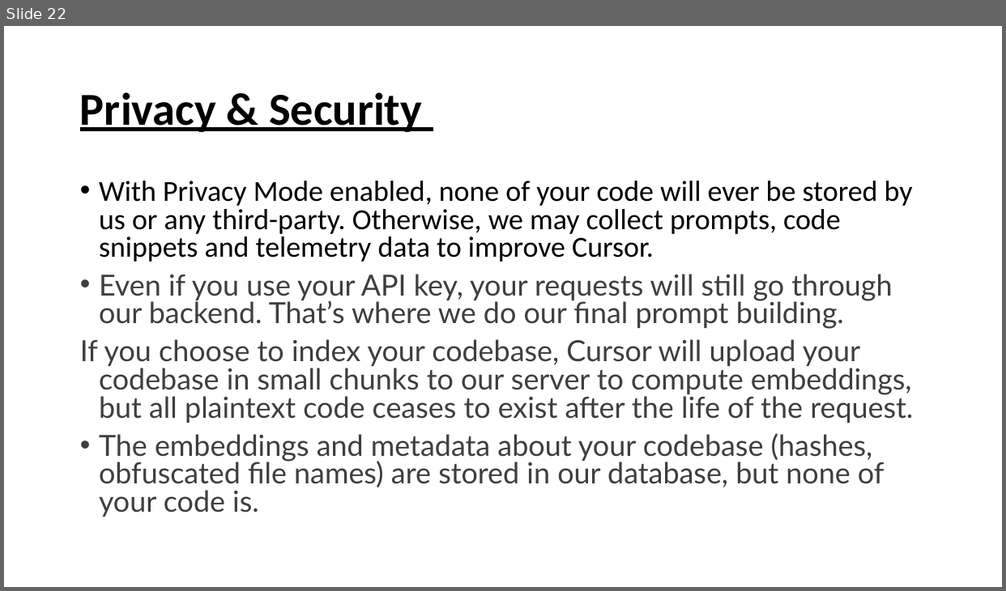
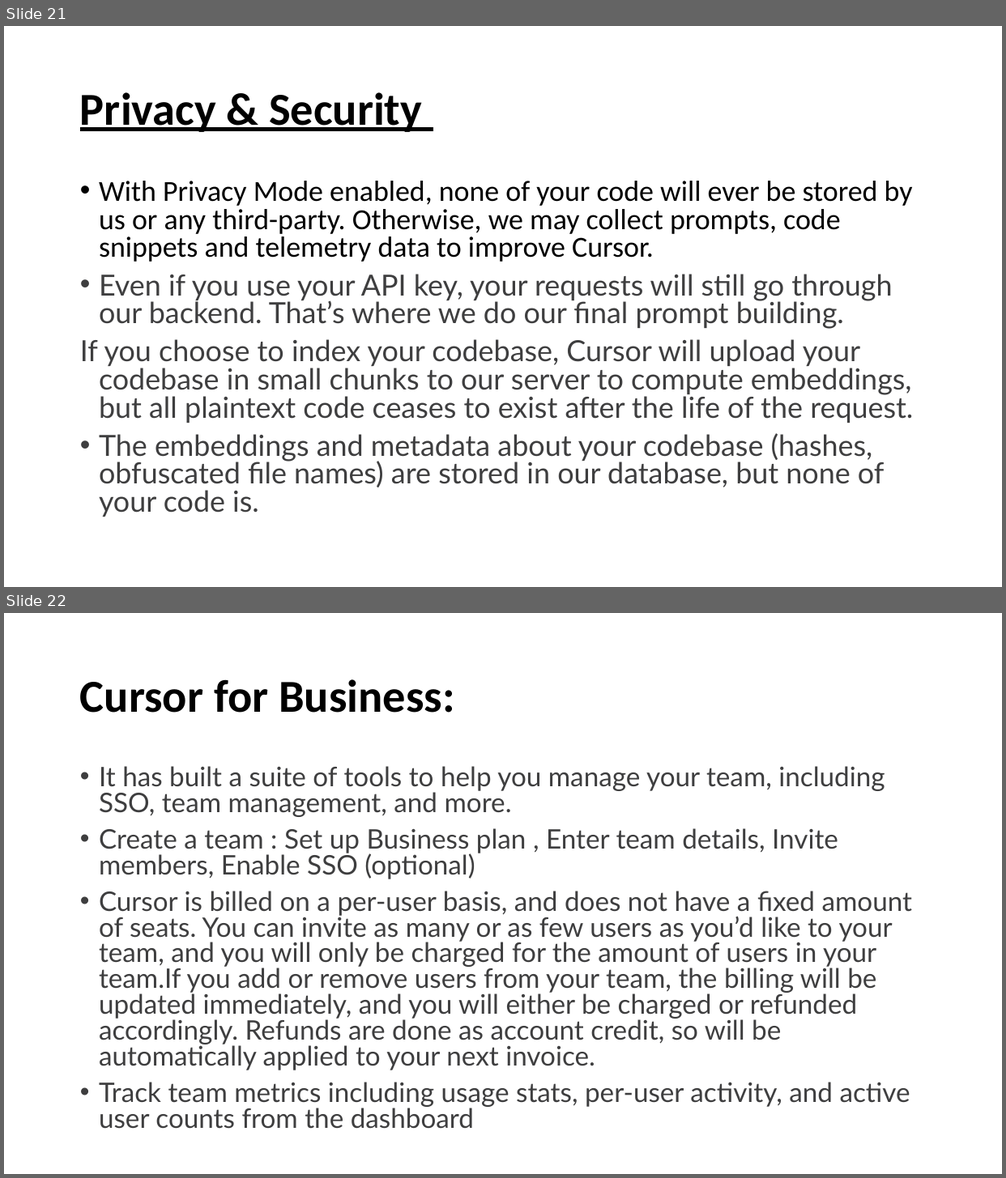
Before and after one commit to shrivastavasukriti/PPTs, a slide deck: Cursor.pptx. Shown one above the other, each under a label of ours: slide 22 before the commit, slides 21 and 22 after it. The pictures are 1006x591 and 1006x1178 pixels, drawn with LibreOffice and Linux fonts; fonts in the diff are those of the drawing. Boxes give left, top, right and bottom in pixels: in the first picture for what was removed or moved away, otherwise in the second. Text is boxed around its words. In the diff, an @@ line names an element or a change of style, - is before the commit and + after.

```diff
--- a/Cursor.pptx
+++ b/Cursor.pptx
@@ slide 22 added at box(4, 613, 1002, 1174), background #FFFFFF @@
@@ title added at box(80, 679, 454, 713), 44 pt, text #000000, bold @@
+Cursor for Business:
@@ text added at box(99, 766, 912, 1129), 25.9 pt, text #3E3E3F @@
+• It has built a suite of tools to help you manage your team, including SSO, team management, and more.
+• Create a team : Set up Business plan , Enter team details, Invite members, Enable SSO (optional)
+• Cursor is billed on a per-user basis, and does not have a fixed amount of seats. You can invite as many or as few users as you’d like to your team, and you will only be charged for the amount of users in your team.If you add or remove users from your team, the billing will be updated immediately, and you will either be charged or refunded accordingly. Refunds are done as account credit, so will be automatically applied to your next invoice.
+• Track team metrics including usage stats, per-user activity, and active user counts from the dashboard
@@ what was slide 22 is now slide 21 @@
```
Also in this commit, not shown: 2 slides changed, 1 slide removed, 2 other files.
